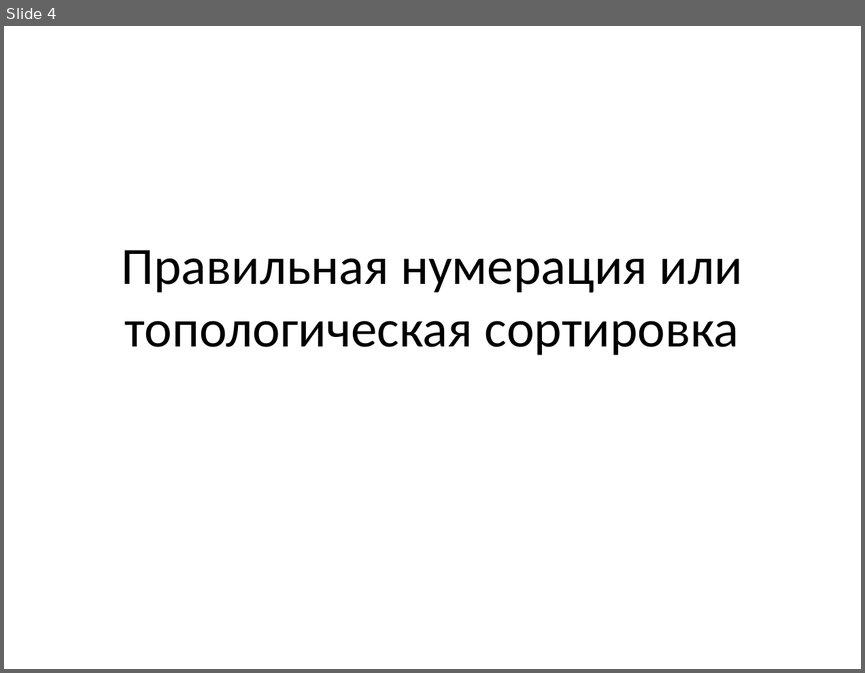
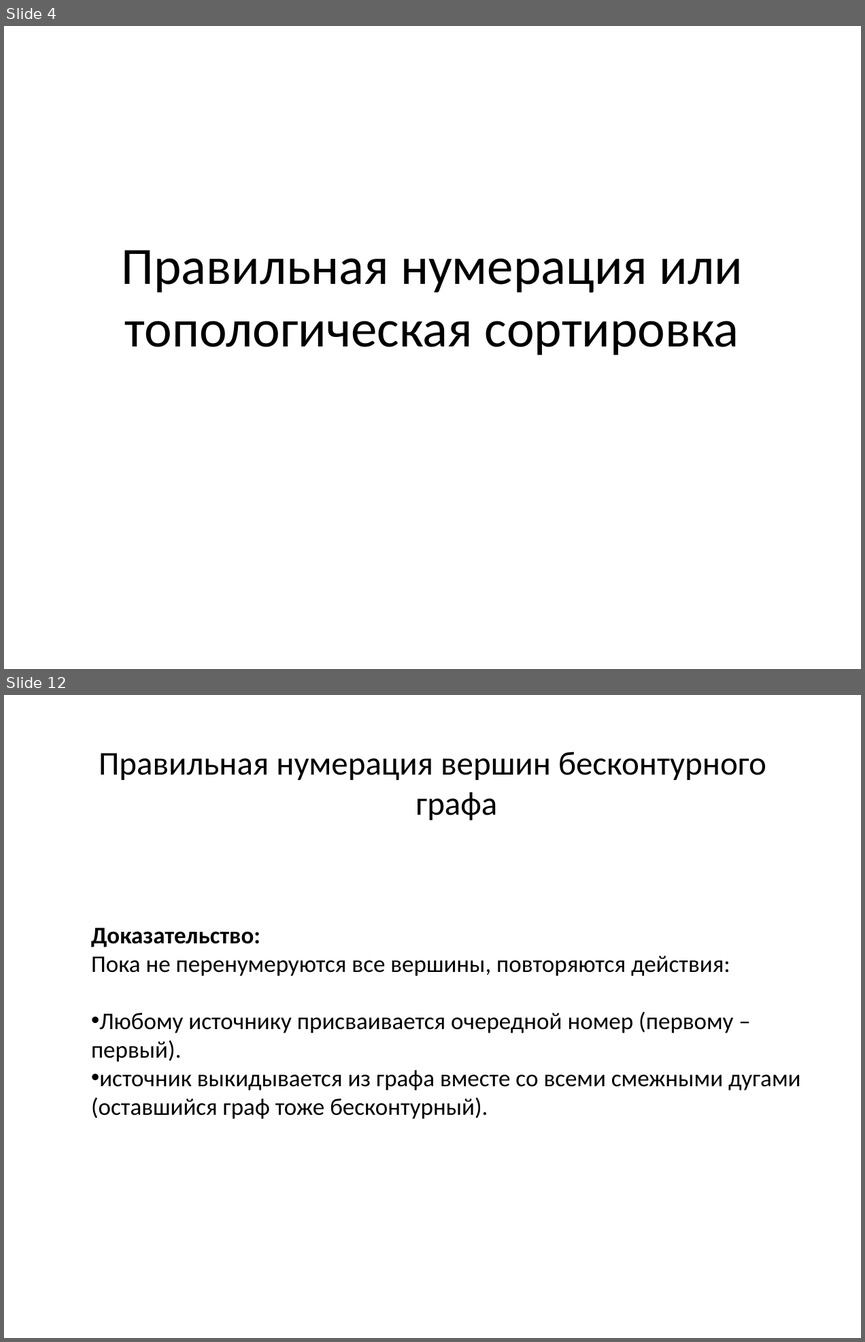
Before and after one commit to SteinbergOB/ANG, a slide deck: Презентации/Лекция 2.pptx. Shown one above the other, each under a label of ours: slide 4 before the commit, slides 4 and 12 after it; the slides between them are not shown. The pictures are 865x673 and 865x1342 pixels, drawn with LibreOffice and Linux fonts; fonts in the diff are those of the drawing. Boxes give left, top, right and bottom in pixels: in the first picture for what was removed or moved away, otherwise in the second. Text is boxed around its words. In the diff, an @@ line names an element or a change of style, - is before the commit and + after.

```diff
--- a/Презентации/Лекция 2.pptx
+++ b/Презентации/Лекция 2.pptx
@@ slide 12 added at (4,695,861,1338), background #FFFFFF @@
@@ text added at (99,751,766,820), 28 pt, text #000000 @@
+Правильная нумерация вершин бесконтурного графа
@@ text added at (91,928,801,1119), 20 pt, text #000000 @@
+Доказательство:
+Пока не перенумеруются все вершины, повторяются действия:
+• Любому источнику присваивается очередной номер (первому – первый).
+• источник выкидывается из графа вместе со всеми смежными дугами (оставшийся граф тоже бесконтурный).
```
Also in this commit, not shown: 17 slides changed, 49 other slides added, 1 slide removed, 1 other file.
